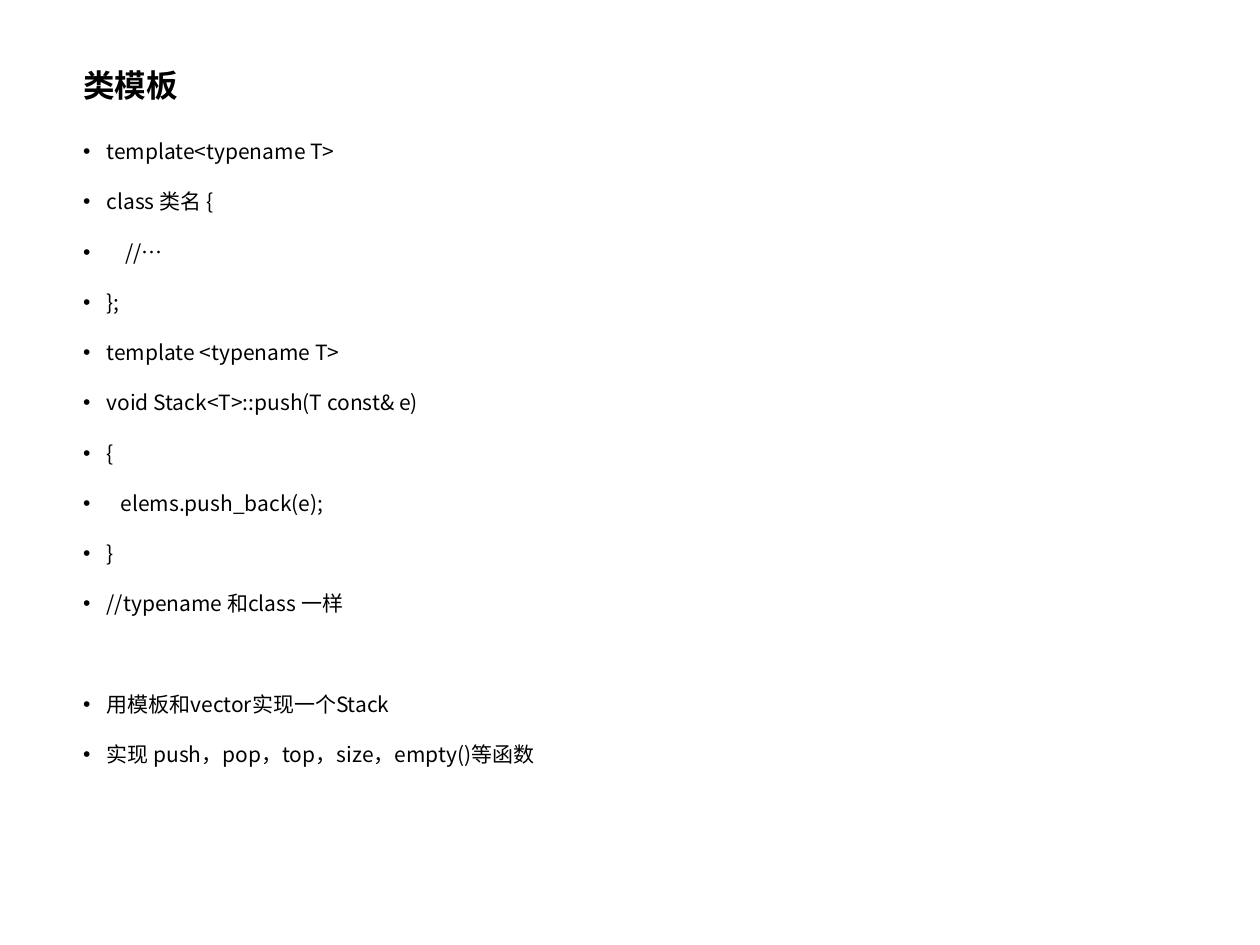
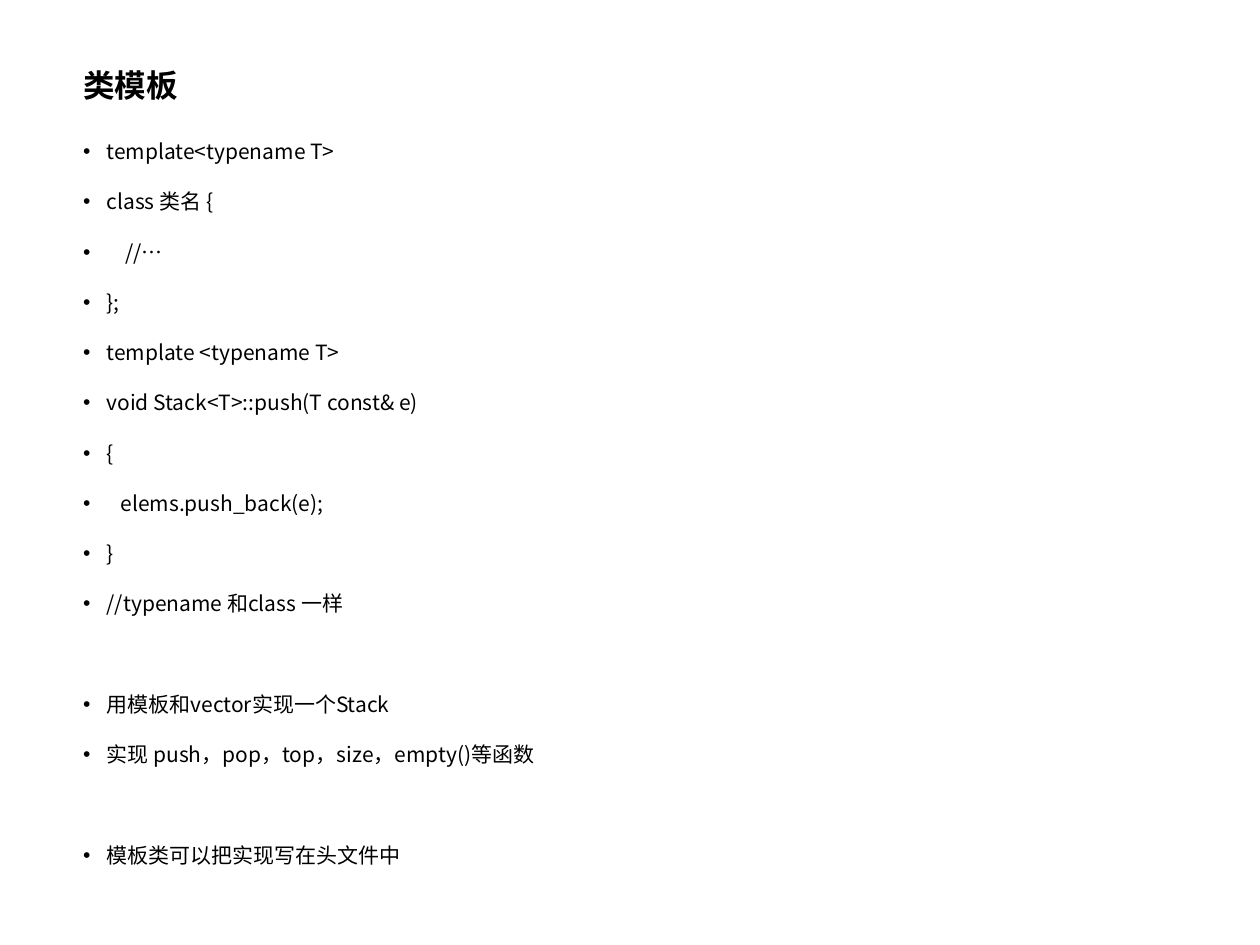
Before and after one commit to pointer1618/projects, a slide deck: slide 19 of lan7/c++11特性.ppt. Drawn at 1260x945 pixels with LibreOffice and Linux fonts; fonts in the diff are those of the drawing; background and template pictures are left out. Boxes give left, top, right and bottom in pixels: in the first picture for what was removed or moved away, otherwise in the second. Text is boxed around its words. In the diff, an @@ line names an element or a change of style, - is before the commit and + after.

```diff
--- a/lan7/c++11特性.ppt
+++ b/lan7/c++11特性.ppt
@@ text at bbox=[107, 845, 401, 865]: paragraph added @@
+• 模板类可以把实现写在头文件中
```
Also in this commit, not shown: 9 other slides changed, 4 slides added.
